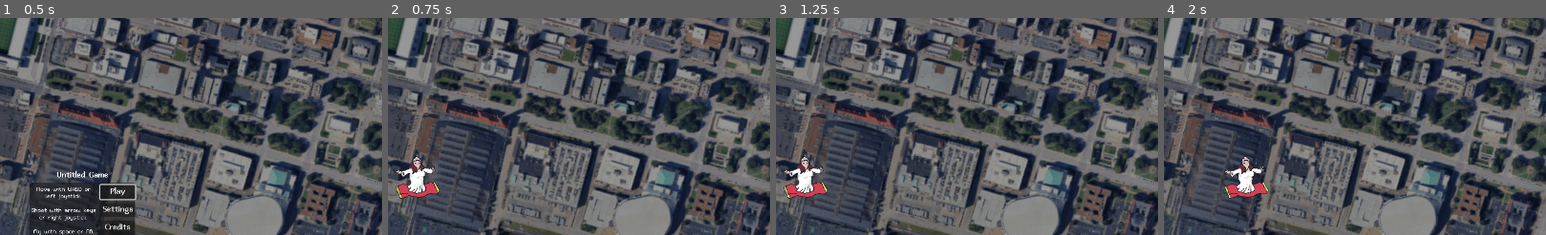
Above: before the commit, frames 1-4 (left to right).
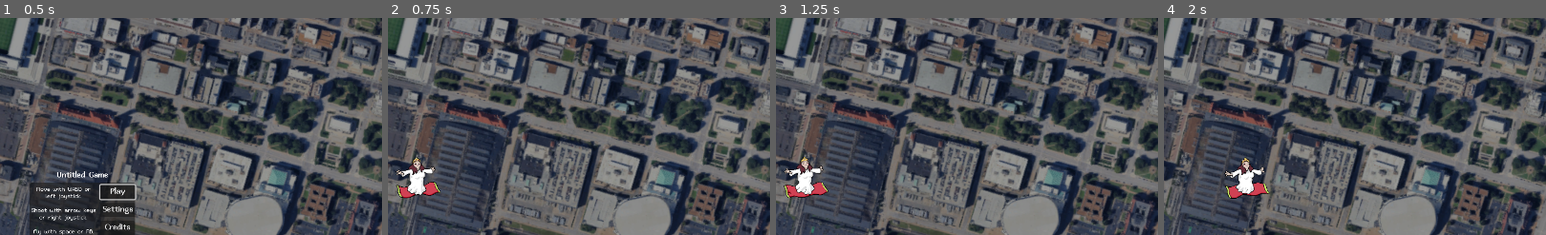
Above: after the commit, the same moments.

Repository: lupuchard/becky-game
Game: Godot game, scene res://world.tscn
Same seed, same stepped clock (60 frames per second), same inputs: the game is played once before the commit and once after it. The engine's default icon, where the game draws it, is replaced by a stand-in: a white triangle on a blue panel in a dark square. Sound files missing from this copy of the repository are replaced by a short silence.
Inputs:
- Up to frame 1 (0.5 s): no input
- Up to frame 2 (0.75 s): click "Play" at 0.5 s
- Up to frame 3 (1.25 s): no input
- Up to frame 4 (2 s): hold D (move_right) from 1.28 s (still down); hold E (interact) from 1.28 s (still down)
The pictures show only the part of the screen within x 39-89%, y 7-57%; the shares and areas given below are measured in that part.

Frame 1 is identical in both runs. In frame 2, 0.6% of the frame differs, in the area x 2-14%, y 63-84%; in frame 3, 0.5%; in frame 4, 0.7%, in the area x 15-28%, y 63-84%.

Commit message:
enemy died sound & animated becky

Diff:
--- /dev/null
+++ b/Enemies/BossEnemy.tscn
@@ -0,0 +1,52 @@
+[gd_scene format=3 uid="uid://cr384252sfyn"]
+
+[ext_resource type="Script" uid="uid://d18ifl3cgo51t" path="res://Scripts/boss_enemy.gd" id="1_4166y"]
+[ext_resource type="PackedScene" uid="uid://ctese50tcriog" path="res://Drops/Drop2.tscn" id="2_jnrnu"]
+[ext_resource type="PackedScene" uid="uid://byl0yy6wd3q73" path="res://Drops/Drop1.tscn" id="3_4166y"]
+[ext_resource type="Texture2D" uid="uid://cj6adl87kted5" path="res://Assets/SB Alien Frame 1.png" id="4_4166y"]
+[ext_resource type="Texture2D" uid="uid://b1feguev5foob" path="res://Assets/SB Alien Frame 2.png" id="5_1mx0w"]
+[ext_resource type="Texture2D" uid="uid://ccw5yisnbfxh1" path="res://Assets/SB Alien Frame 3.png" id="6_3fv4e"]
+
+[sub_resource type="SpriteFrames" id="SpriteFrames_4ks10"]
+animations = [{
+"frames": [{
+"duration": 1.0,
+"texture": ExtResource("4_4166y")
+}, {
+"duration": 1.0,
+"texture": ExtResource("5_1mx0w")
+}, {
+"duration": 1.0,
+"texture": ExtResource("6_3fv4e")
+}],
+"loop": true,
+"name": &"default",
+"speed": 10.0
+}]
+
+[sub_resource type="CircleShape2D" id="CircleShape2D_grg68"]
+radius = 105.68349
+
+[node name="BossEnemy" type="StaticBody2D" unique_id=1629057451]
+modulate = Color(0.5137255, 0.7647059, 1, 1)
+script = ExtResource("1_4166y")
+health = 50.0
+max_speed = 40.0
+accel = 100.0
+contact_damage = null
+damage = 10.0
+projectile_cooldown = null
+drops = Dictionary[PackedScene, float]({
+ExtResource("2_jnrnu"): 2.0,
+ExtResource("3_4166y"): 0.5
+})
+metadata/_custom_type_script = "uid://r6wflmh8dtf0"
+
+[node name="Sprite" type="AnimatedSprite2D" parent="." unique_id=406023239]
+scale = Vector2(2, 2)
+sprite_frames = SubResource("SpriteFrames_4ks10")
+autoplay = "default"
+
+[node name="CollisionShape2D" type="CollisionShape2D" parent="." unique_id=1760866192]
+rotation = 1.5707964
+shape = SubResource("CircleShape2D_grg68")
--- a/Scripts/becky.gd
+++ b/Scripts/becky.gd
@@ -26,7 +26,7 @@
 const FLY_TRANSITION_TIME := 0.3
 const FLY_SPEEDUP := 2.0
 
-@onready var sprite: Sprite2D = $Sprite
+@onready var sprite: AnimatedSprite2D = $Sprite
 @onready var small_area: Area2D = $SmallArea
 @onready var shield: Area2D = $Shield
 @onready var upgrade_sound: AudioStreamPlayer2D = $UpgradeSound
--- /dev/null
+++ b/Scripts/boss_enemy.gd
@@ -0,0 +1 @@
+extends PulseEnemy
--- a/Scripts/spawner.gd
+++ b/Scripts/spawner.gd
@@ -1,6 +1,10 @@
 extends Node2D
 class_name Spawner
 
+@onready var enemy_died_sound = $EnemyDiedSound
+@onready var round_end_sound = $RoundEndSound
+
+signal last_enemy
 signal round_ended
 signal enemy_reached_end
 
@@ -92,16 +96,24 @@
 	new_enemy.health *= current_round.health_scaling
 	new_enemy.damage *= current_round.damage_scaling
 	get_parent().add_child(new_enemy)
-	new_enemy.died.connect(enemy_died)
+	new_enemy.died.connect(func():
+		enemy_died(new_enemy, true)
+	)
 	new_enemy.reached_end.connect(func():
-		enemy_died()
+		enemy_died(new_enemy, false)
 		enemy_reached_end.emit()
 	)
 
-func enemy_died():
+func enemy_died(enemy: Enemy, play_sound: bool):
 	round_dead_enemies += 1
+	if round_dead_enemies == round_total_enemies - 1:
+		last_enemy.emit()
 	if round_dead_enemies >= round_total_enemies:
 		round_ended.emit()
+		round_end_sound.play()
+	elif play_sound:
+		enemy_died_sound.global_position = enemy.global_position
+		enemy_died_sound.play()
 
 func end_round():
 	round_segments.clear()
--- a/Scripts/world.gd
+++ b/Scripts/world.gd
@@ -59,6 +59,7 @@
 	next_round_site.interacted.connect(func(_alt): start_next_round())
 	spawner.round_ended.connect(on_round_ended)
 	spawner.enemy_reached_end.connect(on_enemy_reached_end)
+	spawner.last_enemy.connect(on_last_enemy)
 
 	healer_site.interacted.connect(func(_alt): heal_becky())
 
@@ -159,11 +160,16 @@
 
 	restore_health_tween = create_tween()
 	restore_health_tween.tween_property(becky, "shield_health", Becky.MAX_SHIELD_HEALTH, 2.0)
+	change_music_volume(initial_music_volume - 20.0, 1.0)
 
+func on_last_enemy():
+	change_music_volume(initial_music_volume - 10.0, 1.0)
+
+func change_music_volume(volume_db: float, time: float):
 	if volume_tween != null:
 		volume_tween.kill()
 	volume_tween = create_tween()
-	volume_tween.tween_property(music, "volume_db", initial_music_volume - 10.0, 2.0)
+	volume_tween.tween_property(music, "volume_db", initial_music_volume - 10.0, 1.0)
 
 func start_next_round():
 	if !(between_rounds and current_round < rounds.get_child_count()):
@@ -178,10 +184,7 @@
 		site.disable()
 	healer_site.disable()
 
-	if volume_tween != null:
-		volume_tween.kill()
-	volume_tween = create_tween()
-	volume_tween.tween_property(music, "volume_db", initial_music_volume, 2.0)
+	change_music_volume(initial_music_volume, 2.0)
 
 func on_enemy_reached_end():
 	lives -= 1
--- a/project.godot
+++ b/project.godot
@@ -14,6 +14,10 @@
 run/main_scene="uid://cqarhjdschw61"
 config/features=PackedStringArray("4.6", "GL Compatibility")
 config/icon="res://Assets/icon.svg"
+
+[audio]
+
+buses/default_bus_layout="uid://bwxcnkdovhl2i"
 
 [display]
 
--- a/world.tscn
+++ b/world.tscn
@@ -7,21 +7,28 @@
 [ext_resource type="Script" uid="uid://c0eti6l0haml2" path="res://Scripts/becky.gd" id="2_tlwt5"]
 [ext_resource type="Script" uid="uid://b4s1wjwo5qmr7" path="res://Scripts/exit_button.gd" id="3_ic0uy"]
 [ext_resource type="PackedScene" uid="uid://c11e4oti6gie5" path="res://Enemies/ShootEnemy.tscn" id="5_036b0"]
+[ext_resource type="Texture2D" uid="uid://cdtrfklfbtm0a" path="res://Assets/SB Becky Frame 1.png" id="5_gggvi"]
 [ext_resource type="FontFile" uid="uid://c5l8d1d8cwfmo" path="res://Assets/Fonts/m5x7.ttf" id="5_ikiii"]
 [ext_resource type="Script" uid="uid://b7ensqc5ji3bt" path="res://Scripts/spawner.gd" id="6_dwbse"]
+[ext_resource type="Texture2D" uid="uid://dc5n6id8ombx5" path="res://Assets/SB Becky Frame 2.png" id="6_w44yn"]
+[ext_resource type="Texture2D" uid="uid://dktfh8vrv5fwj" path="res://Assets/SB Becky Frame 3.png" id="7_6ah6f"]
 [ext_resource type="Script" uid="uid://bg3fuwbfsrid0" path="res://Scripts/round_segment.gd" id="7_pkg7o"]
 [ext_resource type="AudioStream" uid="uid://b08nuom2eu4jf" path="res://Assets/Sound/beck_hurt_01.ogg" id="8_bo7i5"]
+[ext_resource type="Texture2D" uid="uid://xq2rci3sbgn8" path="res://Assets/SB Becky Frame 4.png" id="8_g1i3r"]
 [ext_resource type="PackedScene" uid="uid://d2ewupfw2b3wr" path="res://Enemies/FastEnemy.tscn" id="8_wse8f"]
 [ext_resource type="PackedScene" uid="uid://ml5ey4n0wfht" path="res://Enemies/PulseEnemy.tscn" id="9_2u3nc"]
 [ext_resource type="AudioStream" uid="uid://dakybbw85aatc" path="res://Assets/Sound/beck_hurt_02.ogg" id="9_4h6ng"]
-[ext_resource type="Texture2D" uid="uid://bjds16psrhnfj" path="res://Assets/Becky.png" id="9_bc84e"]
+[ext_resource type="Texture2D" uid="uid://c6e8ocst2us4l" path="res://Assets/SB Becky Frame 5.png" id="9_my276"]
 [ext_resource type="Texture2D" uid="uid://b2sn51s7iyff2" path="res://Assets/shield2.png" id="10_bc84e"]
 [ext_resource type="AudioStream" uid="uid://c51hq15s6ess5" path="res://Assets/Sound/beck_hurt_03.ogg" id="10_o3ebs"]
+[ext_resource type="Texture2D" uid="uid://bgf7dhuyqcdp" path="res://Assets/SB Becky Frame 6.png" id="10_yx0jh"]
 [ext_resource type="AudioStream" uid="uid://bmqcuqkhcvhka" path="res://Assets/Sound/upgrade_get.ogg" id="11_bc84e"]
 [ext_resource type="Script" uid="uid://1hapm3gqm6xq" path="res://Scripts/round.gd" id="12_wukud"]
 [ext_resource type="Texture2D" uid="uid://cjfntwy60mo6o" path="res://Assets/info.png" id="13_2o6r5"]
 [ext_resource type="Script" uid="uid://djfnhf7ah2rn3" path="res://Scripts/site.gd" id="13_70uel"]
 [ext_resource type="PackedScene" uid="uid://bca5med66pxed" path="res://Enemies/FlyingEnemy.tscn" id="16_2u3nc"]
+[ext_resource type="AudioStream" uid="uid://rbthlia067wq" path="res://Assets/Sound/last_enemy_destroyed_.ogg" id="18_4h6ng"]
+[ext_resource type="AudioStream" uid="uid://bbhwxnf42sikp" path="res://Assets/Sound/enemy_destroyed.ogg" id="18_o3ebs"]
 [ext_resource type="Texture2D" uid="uid://cgi6mhs4sfn1l" path="res://Assets/healthsite.png" id="18_wukud"]
 [ext_resource type="AudioStream" uid="uid://c1u3y0chqwf0w" path="res://Assets/Sound/music.ogg" id="20_bc84e"]
 [ext_resource type="PackedScene" uid="uid://psgswiqegx1j" path="res://UpgradesSite.tscn" id="20_wukud"]
@@ -29,6 +36,32 @@
 
 [sub_resource type="QuadMesh" id="QuadMesh_036b0"]
 size = Vector2(2000, 1000)
+
+[sub_resource type="SpriteFrames" id="SpriteFrames_1ew0l"]
+animations = [{
+"frames": [{
+"duration": 1.0,
+"texture": ExtResource("5_gggvi")
+}, {
+"duration": 1.0,
+"texture": ExtResource("6_w44yn")
+}, {
+"duration": 1.0,
+"texture": ExtResource("7_6ah6f")
+}, {
+"duration": 1.0,
+"texture": ExtResource("8_g1i3r")
+}, {
+"duration": 1.0,
+"texture": ExtResource("9_my276")
+}, {
+"duration": 1.0,
+"texture": ExtResource("10_yx0jh")
+}],
+"loop": true,
+"name": &"default",
+"speed": 10.0
+}]
 
 [sub_resource type="CircleShape2D" id="CircleShape2D_ioo17"]
 radius = 32.0
@@ -69,6 +102,11 @@
 "points": PackedVector2Array(0, 0, 0, 0, 1194, 342, 133.4335, -54.47032, -133.4335, 54.47032, 818, 355, 136.58902, 56.42374, -136.58902, -56.42374, 359, 321, 0, 0, 0, 0, 52, 318)
 }
 point_count = 4
+
+[sub_resource type="AudioStreamRandomizer" id="AudioStreamRandomizer_o3ebs"]
+random_pitch = 1.122462
+streams_count = 1
+stream_0/stream = ExtResource("18_o3ebs")
 
 [sub_resource type="CircleShape2D" id="CircleShape2D_70uel"]
 radius = 9.0
@@ -117,10 +155,12 @@
 position = Vector2(603, 347)
 script = ExtResource("2_tlwt5")
 
-[node name="Sprite" type="Sprite2D" parent="Becky" unique_id=569265625]
-position = Vector2(0.99999905, 5)
+[node name="Sprite" type="AnimatedSprite2D" parent="Becky" unique_id=832884522]
+position = Vector2(1, 5)
 scale = Vector2(0.42, 0.42)
-texture = ExtResource("9_bc84e")
+sprite_frames = SubResource("SpriteFrames_1ew0l")
+autoplay = "default"
+frame_progress = 0.968123
 
 [node name="CollisionShape2D" type="CollisionShape2D" parent="Becky" unique_id=795749735]
 shape = SubResource("CircleShape2D_ioo17")
@@ -144,6 +184,7 @@
 
 [node name="UpgradeSound" type="AudioStreamPlayer2D" parent="Becky" unique_id=195617808]
 stream = ExtResource("11_bc84e")
+volume_db = 4.0
 bus = &"Effects"
 
 [node name="HurtSound" type="AudioStreamPlayer2D" parent="Becky" unique_id=162298553]
@@ -486,6 +527,13 @@
 
 [node name="Spawner" type="Node2D" parent="." unique_id=610224940]
 script = ExtResource("6_dwbse")
+
+[node name="EnemyDiedSound" type="AudioStreamPlayer2D" parent="Spawner" unique_id=911528467]
+stream = SubResource("AudioStreamRandomizer_o3ebs")
+
+[node name="RoundEndSound" type="AudioStreamPlayer" parent="Spawner" unique_id=494627559]
+stream = ExtResource("18_4h6ng")
+volume_db = 5.0
 
 [node name="NextRound" type="Area2D" parent="." unique_id=1165826953]
 position = Vector2(1431, 394)
Binary file added: Assets/SB Becky Frame 1.png
Not shown, added: Assets/SB Becky Frame 1.png.import
Binary file added: Assets/SB Becky Frame 2.png
Not shown, added: Assets/SB Becky Frame 2.png.import
Binary file added: Assets/SB Becky Frame 3.png
Not shown, added: Assets/SB Becky Frame 3.png.import
Binary file added: Assets/SB Becky Frame 4.png
Not shown, added: Assets/SB Becky Frame 4.png.import
Binary file added: Assets/SB Becky Frame 5.png
Not shown, added: Assets/SB Becky Frame 5.png.import
Binary file added: Assets/SB Becky Frame 6.png
Not shown, added: Assets/SB Becky Frame 6.png.import
(and 5 more such lines)
